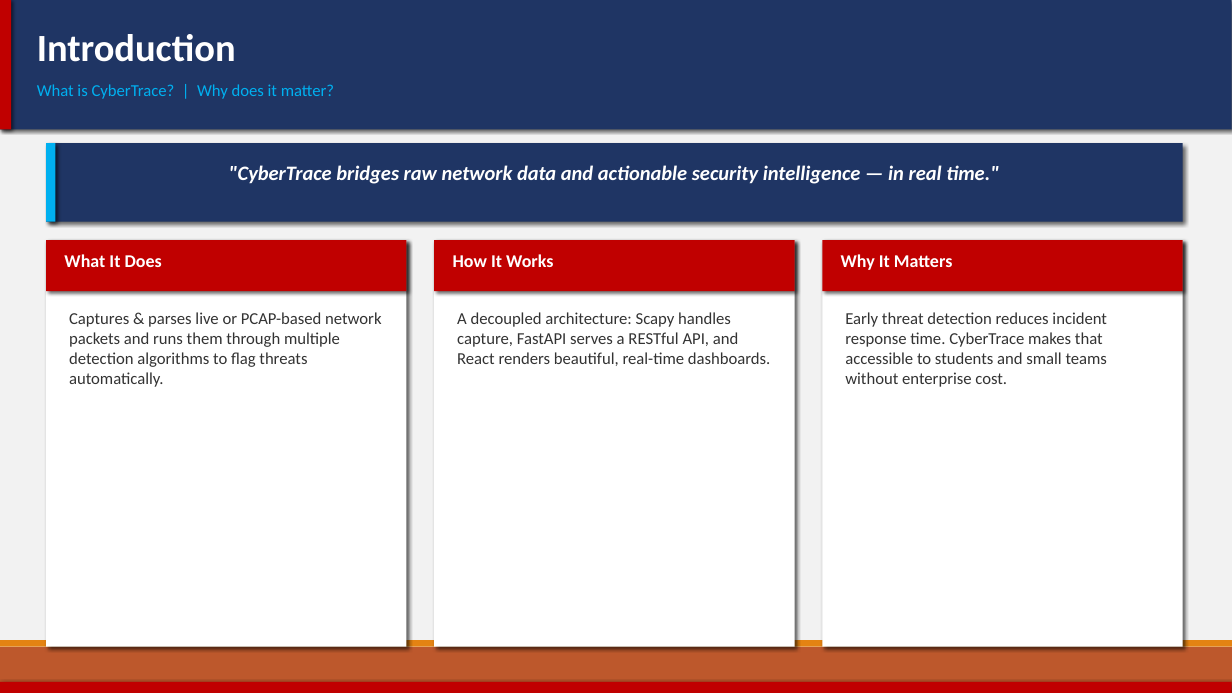
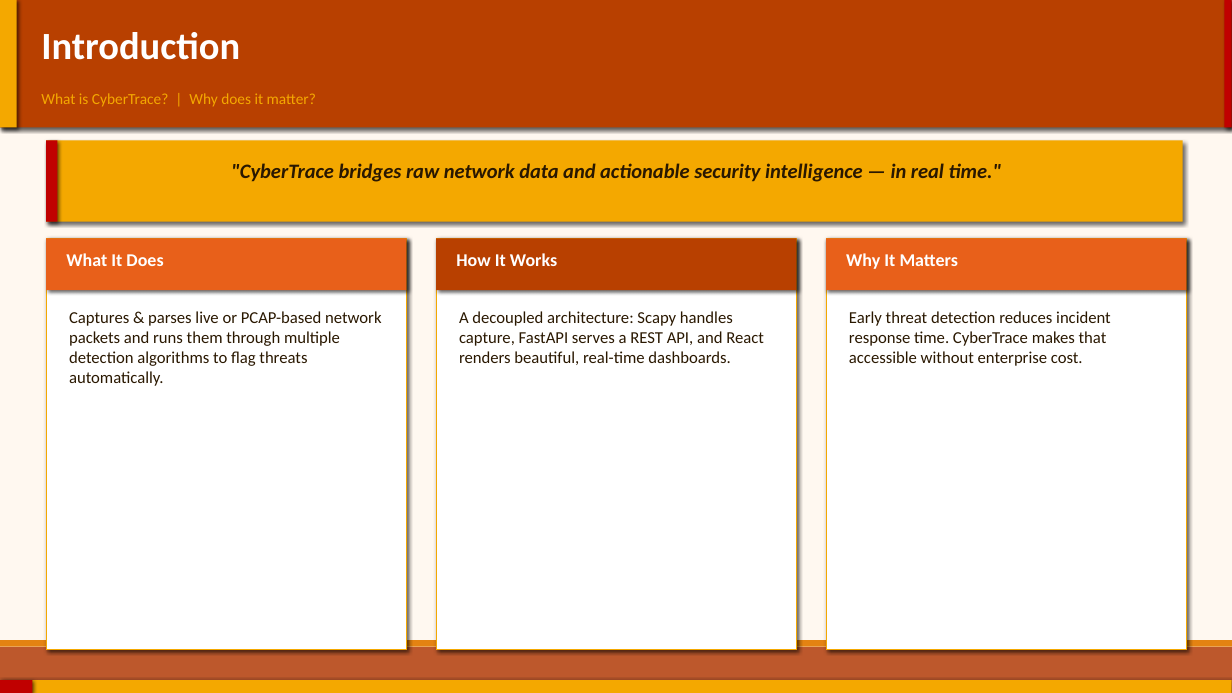
Before and after one commit to Priyanshi27G/CyberTrace, a slide deck: slide 4 of CyberTrace_Viva_Presentation.pptx. Drawn at 1232x693 pixels with LibreOffice and Linux fonts; fonts in the diff are those of the drawing. Boxes give left, top, right and bottom in pixels: in the first picture for what was removed or moved away, otherwise in the second. Text is boxed around its words. In the diff, an @@ line names an element or a change of style, - is before the commit and + after.

```diff
--- a/CyberTrace_Viva_Presentation.pptx
+++ b/CyberTrace_Viva_Presentation.pptx
@@ background #F2F2F2 to #FFF8F0 @@
@@ rectangle at bbox=[0, 0, 1232, 128]: fill #1F3564 to #B84000 @@
@@ rectangle: place and size @@
-rectangle at bbox=[0, 0, 11, 129]
+rectangle at bbox=[0, 0, 17, 128]
@@ rectangle at bbox=[0, 0, 17, 128]: fill #C00000 to #F4A800 @@
@@ text "Introduction": place and size @@
-text "Introduction" at bbox=[37, 34, 236, 62]
+text "Introduction" at bbox=[41, 32, 240, 60]
@@ rectangle added at bbox=[1225, 0, 1232, 128], fill #C00000 @@
@@ text "What is CyberTrace? | Why ...": place and size @@
-text "What is CyberTrace? | Why ..." at bbox=[37, 84, 334, 99]
+text "What is CyberTrace? | Why ..." at bbox=[41, 93, 316, 107]
@@ text "What is CyberTrace? | Why ..." at bbox=[41, 93, 316, 107]: size 13 to 12 pt, text colour #00B0F0 to #F4A800 @@
@@ rectangle at bbox=[46, 140, 1183, 222]: fill #1F3564 to #F4A800 @@
@@ rectangle at bbox=[46, 140, 57, 222]: fill #00B0F0 to #C00000 @@
@@ text ""CyberTrace bridges raw network data ..." at bbox=[231, 163, 1002, 182]: text colour #FFFFFF to #2A1800 @@
@@ rectangle at bbox=[46, 238, 407, 290]: fill #C00000 to #E8601A @@
@@ rectangle at bbox=[436, 238, 797, 290]: fill #C00000 to #B84000 @@
@@ 2 texts, 1 rectangle: place and size @@
-2 texts, 1 rectangle at bbox=[453, 240, 1183, 291]
+2 texts, 1 rectangle at bbox=[456, 238, 1187, 290]
@@ outline none to #F4A800 0.8 pt in 3 elements at bbox=[46, 238, 407, 650], bbox=[436, 238, 797, 650], bbox=[826, 238, 1187, 650] @@
@@ rectangle at bbox=[826, 238, 1187, 290]: fill #C00000 to #E8601A @@
@@ rectangle: place and size @@
-rectangle at bbox=[823, 240, 1183, 647]
+rectangle at bbox=[826, 238, 1187, 650]
@@ text "Captures & parses live or ..." at bbox=[69, 311, 381, 386]: text colour #333333 to #2A1800 @@
@@ text at bbox=[459, 311, 764, 365]: text changed; text colour #333333 to #2A1800 @@
-A decoupled architecture: Scapy handles capture, FastAPI serves a RESTful API, and React renders beautiful, real-time dashboards.
+A decoupled architecture: Scapy handles capture, FastAPI serves a REST API, and React renders beautiful, real-time dashboards.
@@ text at bbox=[849, 311, 1111, 366]: text changed; text colour #333333 to #2A1800 @@
-Early threat detection reduces incident response time. CyberTrace makes that accessible to students and small teams without enterprise cost.
+Early threat detection reduces incident response time. CyberTrace makes that accessible without enterprise cost.
@@ rectangle at bbox=[0, 680, 1232, 693]: fill #C00000 to #F4A800 @@
@@ rectangle added at bbox=[0, 680, 32, 693], fill #C00000 @@
```
Also in this commit, not shown: 8 other slides changed, 1 other file.
